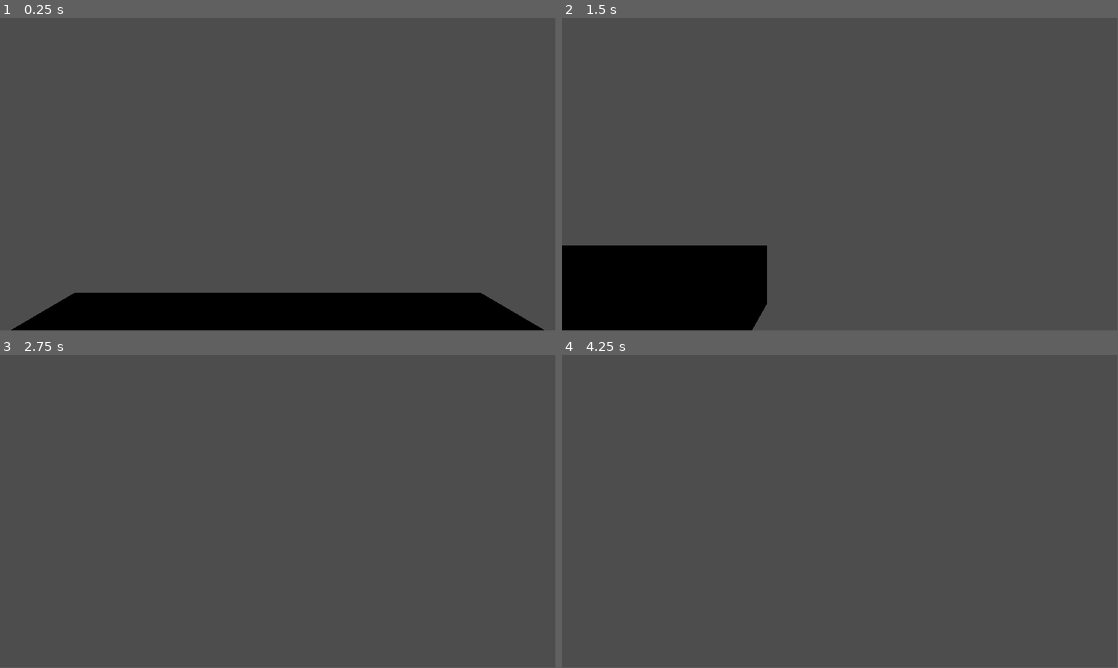
Above: before the commit, frames 1-4 (two rows, left to right).
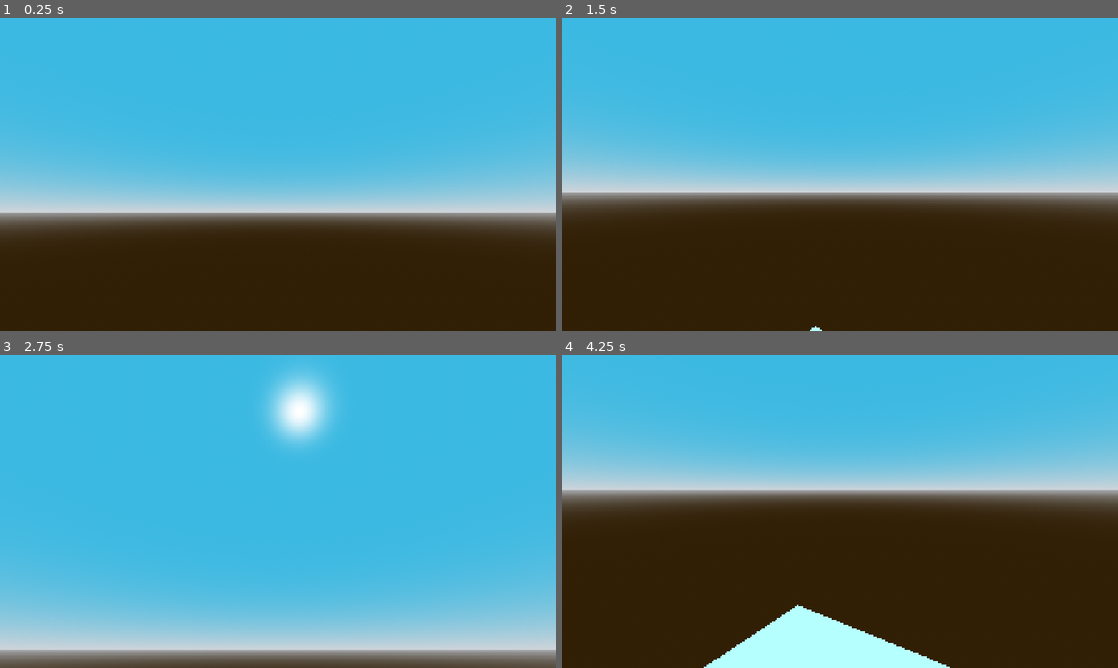
Above: after the commit, the same moments.

Repository: espcaa/train-postage-idk-
Game: Godot game, scene res://scenes/main_test.tscn
Same seed, same stepped clock (60 frames per second), same inputs: the game is played once before the commit and once after it. The project has no main scene, so this scene is started directly.
Inputs (mouse positions are in pixels of both pictures, inside the frame that each line leads up to):
- Up to frame 1 (0.25 s): no input
- Up to frame 2 (1.5 s): tap Enter (ui_accept) at 0.5, 0.6, 1.25 s; move the mouse to (962, 158) at 0.52 s; hold Right (ui_right) 0.53-1.28 s; tap Space (jump, bound only after the commit) at 0.77, 0.8, 1.07, 1.35 s; move the mouse to (728, 190) at 1.27 s; hold Down (ui_down) from 1.28 s (still down)
- Up to frame 3 (2.75 s): tap Space (jump, bound only after the commit) at 1.52, 1.82, 2.3 s; tap Enter (ui_accept) at 1.55, 2.1 s; move the mouse to (333, 442) at 2.02 s; release Down (ui_down) at 2.03 s; hold Right (ui_right) from 2.03 s (still down)
- Up to frame 4 (4.25 s): tap Enter (ui_accept) at 2.75, 3.05 s; move the mouse to (812, 574) at 2.77 s; release Right (ui_right) at 2.78 s; hold Up (ui_up) 2.78-3.53 s; tap Alt at 2.85 s; tap Space (jump, bound only after the commit) at 3.02, 3.32, 3.77, 3.8, 4.07 s; move the mouse to (1006, 558) at 3.52 s; hold Left (ui_left) from 3.53 s (still down); tap Shift at 3.6 s
The window is 799x449 before the commit and 800x450 after it. Grey fills any space a smaller window leaves; there, only what the larger window draws over its background counts as a difference.

The runs differ from the first frame. In frame 1, 98% of the frame differs, in the area x 0-100%, y 0-100%; in frame 2, 98%; in frame 3, 98%; in frame 4, 99%.

Commit message:
first perso ncotnroller :3

Diff:
--- a/assets/godot/player_controller.gd
+++ b/assets/godot/player_controller.gd
@@ -1,27 +1,50 @@
 extends CharacterBody3D
 
+const SPEED = 5.0
+const ACCEL = 10.0
+const JUMP_VELOCITY = 4.5
 
-const SPEED = 5.0
-const JUMP_VELOCITY = 4.5
+@export var MOUSE_SENSITIVITY: float = 0.1
+
+var mouse_input := Vector2.ZERO
+
+
+func _ready() -> void:
+	Input.mouse_mode = Input.MOUSE_MODE_CAPTURED
+
+
+func _unhandled_input(event):
+	if event is InputEventMouseMotion:
+		mouse_input += event.relative
+
+
+func _process(_delta):
+	rotate_y(deg_to_rad(-mouse_input.x * MOUSE_SENSITIVITY))
+
+	var camera = $Pivot/Camera3D
+	camera.rotation.x -= deg_to_rad(mouse_input.y * MOUSE_SENSITIVITY)
+	camera.rotation.x = clamp(camera.rotation.x, deg_to_rad(-89), deg_to_rad(89))
+
+	mouse_input = Vector2.ZERO
 
 
 func _physics_process(delta: float) -> void:
+	# gravity stuff \o/
 	if not is_on_floor():
 		velocity += get_gravity() * delta
 
-	# Handle jump.
-	if Input.is_action_just_pressed("ui_accept") and is_on_floor():
+	if Input.is_action_just_pressed("jump") and is_on_floor():
 		velocity.y = JUMP_VELOCITY
 
-	# Get the input direction and handle the movement/deceleration.
-	# As good practice, you should replace UI actions with custom gameplay actions.
-	var input_dir := Input.get_vector("ui_left", "ui_right", "ui_up", "ui_down")
+	# physical movement
+	var input_dir := Input.get_vector("left", "right", "forwards", "backwards")
 	var direction := (transform.basis * Vector3(input_dir.x, 0, input_dir.y)).normalized()
+	if not is_on_floor():
+		direction *= 0.3
 	if direction:
 		velocity.x = direction.x * SPEED
 		velocity.z = direction.z * SPEED
 	else:
 		velocity.x = move_toward(velocity.x, 0, SPEED)
 		velocity.z = move_toward(velocity.z, 0, SPEED)
-
 	move_and_slide()
--- a/assets/godot/player_controller.tscn
+++ b/assets/godot/player_controller.tscn
@@ -10,5 +10,8 @@
 [node name="CollisionShape3D" type="CollisionShape3D" parent="."]
 shape = SubResource("CapsuleShape3D_yy5vu")
 
-[node name="Camera3D" type="Camera3D" parent="."]
+[node name="Pivot" type="Node3D" parent="."]
+transform = Transform3D(1, 0, 0, 0, 0.9833216, -0.18187512, 0, 0.18187512, 0.9833216, 0, 0, 0)
+
+[node name="Camera3D" type="Camera3D" parent="Pivot"]
 transform = Transform3D(1, 0, 0, 0, 1, 0, 0, 0, 1, 0, 0.4594165, 0)
--- a/project.godot
+++ b/project.godot
@@ -14,6 +14,42 @@
 config/features=PackedStringArray("4.5", "Forward Plus")
 config/icon="res://icon.svg"
 
+[display]
+
+window/size/viewport_width=1920
+window/size/viewport_height=1080
+window/size/mode=4
+window/stretch/mode="canvas_items"
+window/stretch/aspect="expand"
+
 [editor_plugins]
 
 enabled=PackedStringArray("res://addons/godot_super-wakatime/plugin.cfg")
+
+[input]
+
+forwards={
+"deadzone": 0.2,
+"events": [Object(InputEventKey,"resource_local_to_scene":false,"resource_name":"","device":-1,"window_id":0,"alt_pressed":false,"shift_pressed":false,"ctrl_pressed":false,"meta_pressed":false,"pressed":false,"keycode":0,"physical_keycode":87,"key_label":0,"unicode":122,"location":0,"echo":false,"script":null)
+]
+}
+backwards={
+"deadzone": 0.2,
+"events": [Object(InputEventKey,"resource_local_to_scene":false,"resource_name":"","device":-1,"window_id":0,"alt_pressed":false,"shift_pressed":false,"ctrl_pressed":false,"meta_pressed":false,"pressed":false,"keycode":0,"physical_keycode":83,"key_label":0,"unicode":115,"location":0,"echo":false,"script":null)
+]
+}
+left={
+"deadzone": 0.2,
+"events": [Object(InputEventKey,"resource_local_to_scene":false,"resource_name":"","device":-1,"window_id":0,"alt_pressed":false,"shift_pressed":false,"ctrl_pressed":false,"meta_pressed":false,"pressed":false,"keycode":0,"physical_keycode":65,"key_label":0,"unicode":113,"location":0,"echo":false,"script":null)
+]
+}
+right={
+"deadzone": 0.2,
+"events": [Object(InputEventKey,"resource_local_to_scene":false,"resource_name":"","device":-1,"window_id":0,"alt_pressed":false,"shift_pressed":false,"ctrl_pressed":false,"meta_pressed":false,"pressed":false,"keycode":0,"physical_keycode":68,"key_label":0,"unicode":100,"location":0,"echo":false,"script":null)
+]
+}
+jump={
+"deadzone": 0.2,
+"events": [Object(InputEventKey,"resource_local_to_scene":false,"resource_name":"","device":-1,"window_id":0,"alt_pressed":false,"shift_pressed":false,"ctrl_pressed":false,"meta_pressed":false,"pressed":false,"keycode":0,"physical_keycode":32,"key_label":0,"unicode":32,"location":0,"echo":false,"script":null)
+]
+}
--- a/scenes/main_test.tscn
+++ b/scenes/main_test.tscn
@@ -1,11 +1,31 @@
-[gd_scene load_steps=3 format=3 uid="uid://c54h4fd4hbqkk"]
+[gd_scene load_steps=6 format=3 uid="uid://c54h4fd4hbqkk"]
 
 [ext_resource type="PackedScene" uid="uid://kus1gfckpnqt" path="res://assets/godot/environment/ground.tscn" id="1_pmgw1"]
 [ext_resource type="PackedScene" uid="uid://bqdhpig7qnq60" path="res://assets/godot/player_controller.tscn" id="2_0s8vl"]
 
+[sub_resource type="ProceduralSkyMaterial" id="ProceduralSkyMaterial_0s8vl"]
+sky_top_color = Color(0.23137255, 0.7254902, 0.8862745, 1)
+sky_horizon_color = Color(0.81704056, 0.8324237, 0.8512406, 1)
+sky_curve = 0.07500002
+ground_bottom_color = Color(0.19489405, 0.12991911, 0.04112251, 1)
+
+[sub_resource type="Sky" id="Sky_fodur"]
+sky_material = SubResource("ProceduralSkyMaterial_0s8vl")
+
+[sub_resource type="Environment" id="Environment_6kql7"]
+background_mode = 2
+sky = SubResource("Sky_fodur")
+
 [node name="main_test" type="Node3D"]
+
+[node name="DirectionalLight3D" type="DirectionalLight3D" parent="."]
+transform = Transform3D(-0.8660254, -0.43301278, 0.25, 0, 0.49999997, 0.86602545, -0.50000006, 0.75, -0.43301266, 0, 0, 0)
+shadow_enabled = true
 
 [node name="ground" parent="." instance=ExtResource("1_pmgw1")]
 
 [node name="PlayerController" parent="ground" instance=ExtResource("2_0s8vl")]
 transform = Transform3D(1, 0, 0, 0, 1, 0, 0, 0, 1, 0, 1.7665751, 0)
+
+[node name="WorldEnvironment" type="WorldEnvironment" parent="."]
+environment = SubResource("Environment_6kql7")
Not shown, removed: addons/godot_super-wakatime/LICENSE
Not shown, removed: addons/godot_super-wakatime/README.md
